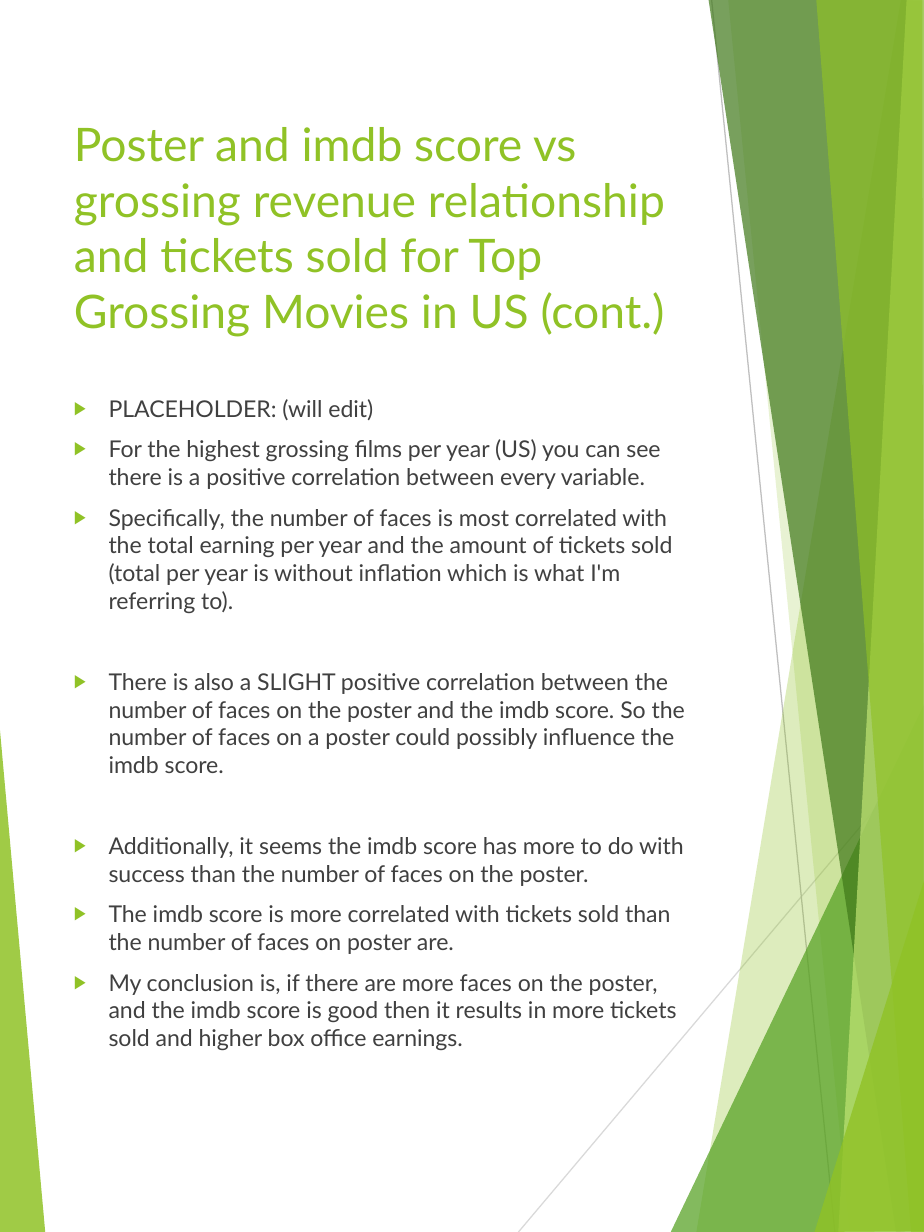
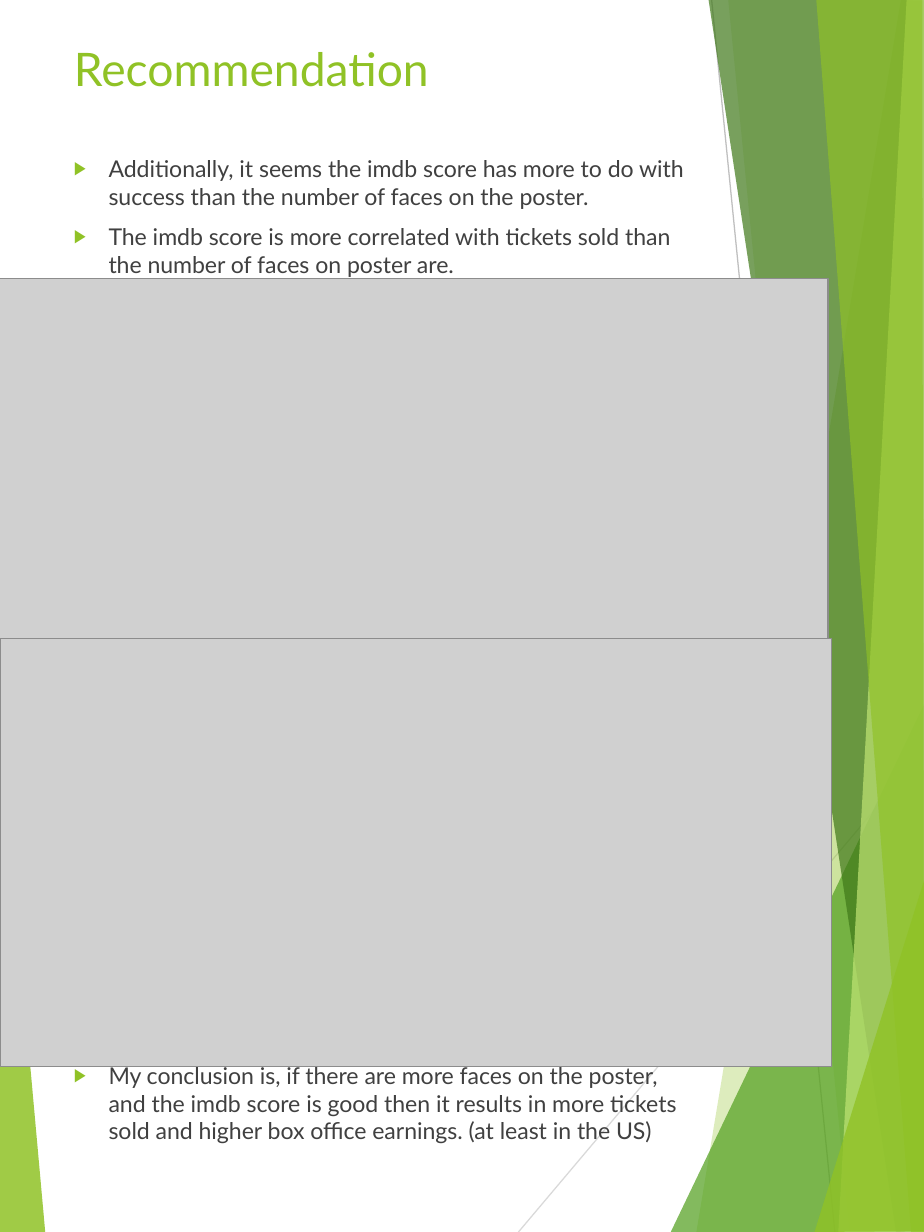
Before and after one commit to williar01/Hollywood---Project, a slide deck: slide 14 of Documentation/MovieS.pptx (slide 15 before the commit). Drawn at 924x1232 pixels with LibreOffice and Linux fonts; fonts in the diff are those of the drawing; grey boxes stand for pictures. Boxes give left, top, right and bottom in pixels: in the first picture for what was removed or moved away, otherwise in the second. Text is boxed around its words. In the diff, an @@ line names an element or a change of style, - is before the commit and + after.

Commit message:
put images in folder, added slides, and fixed my personal notebook for presentaion

```diff
--- a/Documentation/MovieS.pptx
+++ b/Documentation/MovieS.pptx
@@ title added at [74, 52, 429, 87], 27 pt, text #90C226 @@
+Recommendation
@@ text "Additionally, it seems the imdb ...": place and size @@
-text "Additionally, it seems the imdb ..." at [109, 399, 685, 1050]
+text "Additionally, it seems the imdb ..." at [109, 160, 684, 1143]
@@ title removed at [74, 127, 665, 337] @@
-Poster and imdb score vs grossing revenue relationship and tickets sold for Top Grossing Movies in US (cont.)
@@ picture added at [0, 278, 828, 653] @@
@@ text at [109, 399, 685, 773]: paragraphs removed @@
-▶ PLACEHOLDER: (will edit)
-▶ For the highest grossing films per year (US) you can see there is a positive correlation between every variable.
-▶ Specifically, the number of faces is most correlated with the total earning per year and the amount of tickets sold (total per year is without inflation which is what I'm referring to).
-▶ There is also a SLIGHT positive correlation between the number of faces on the poster and the imdb score. So the number of faces on a poster could possibly influence the imdb score.
@@ picture added at [0, 638, 832, 1066] @@
@@ text at [109, 1064, 676, 1143]: text changed @@
-▶ My conclusion is, if there are more faces on the poster, and the imdb score is good then it results in more tickets sold and higher box office earnings.
+▶ My conclusion is, if there are more faces on the poster, and the imdb score is good then it results in more tickets sold and higher box office earnings. (at least in the US)
```
Also in this commit, not shown: 3 other slides changed, 1 slide removed, 17 other files.
